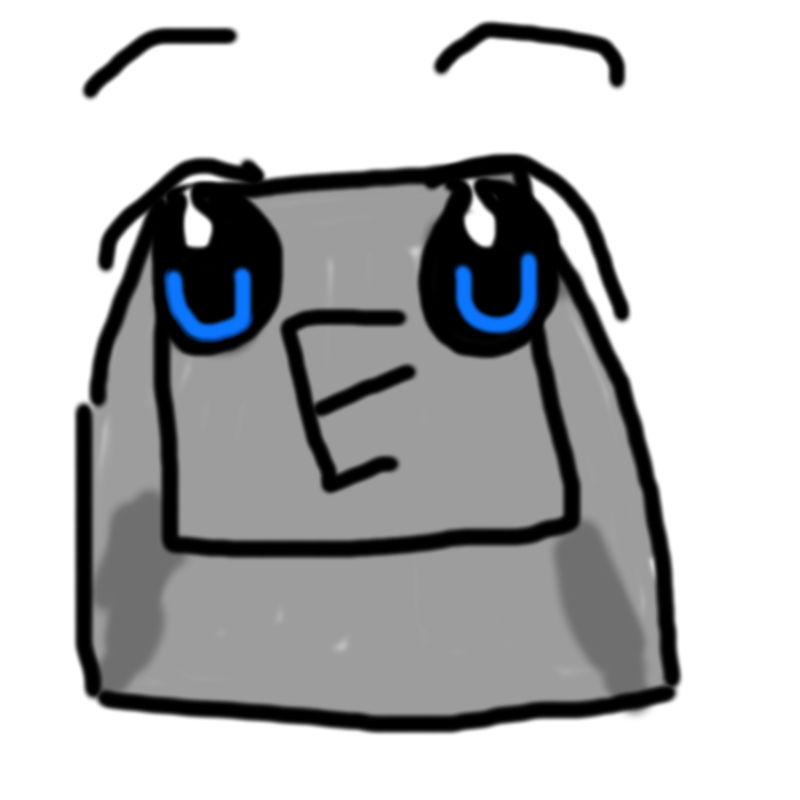
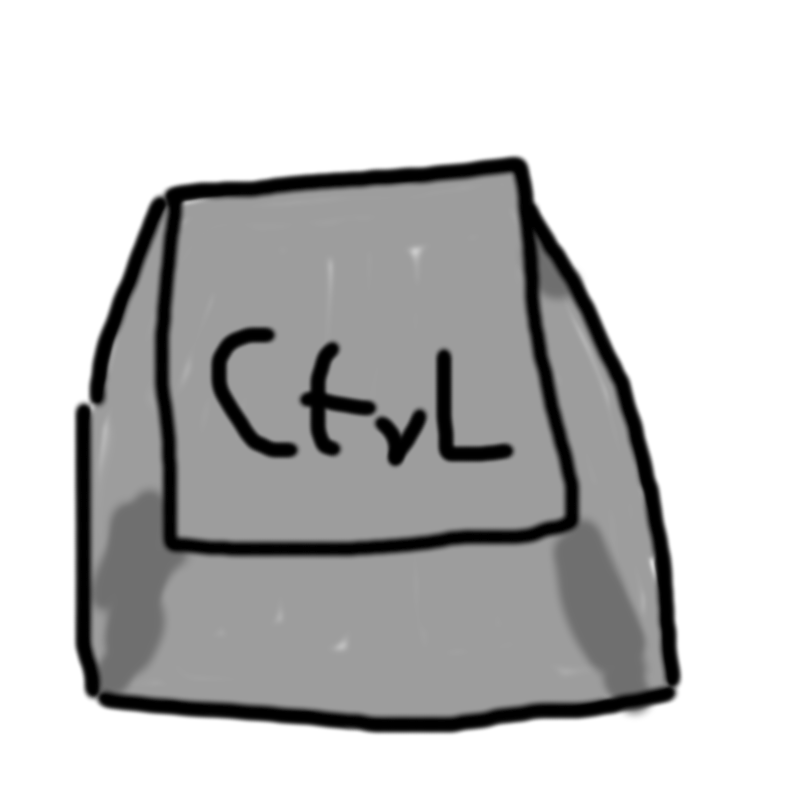
Two versions of the same layered image (800px x 800px). Layer-by-layer changes:
hid "Ebene #5", painted on it over (87, 20, 641, 694)
added layer "Ebene #12" above "Ebene #11" over (208, 324, 518, 471)
hid "Ebene #4", moved it above "Ebene #2", painted on it over (79, 19, 634, 448)
hid "Ebene #2" over (276, 305, 421, 497)
removed layer "Hintergrund" over (73, 152, 670, 732)
painted on "Ebene" over (73, 152, 670, 732)
